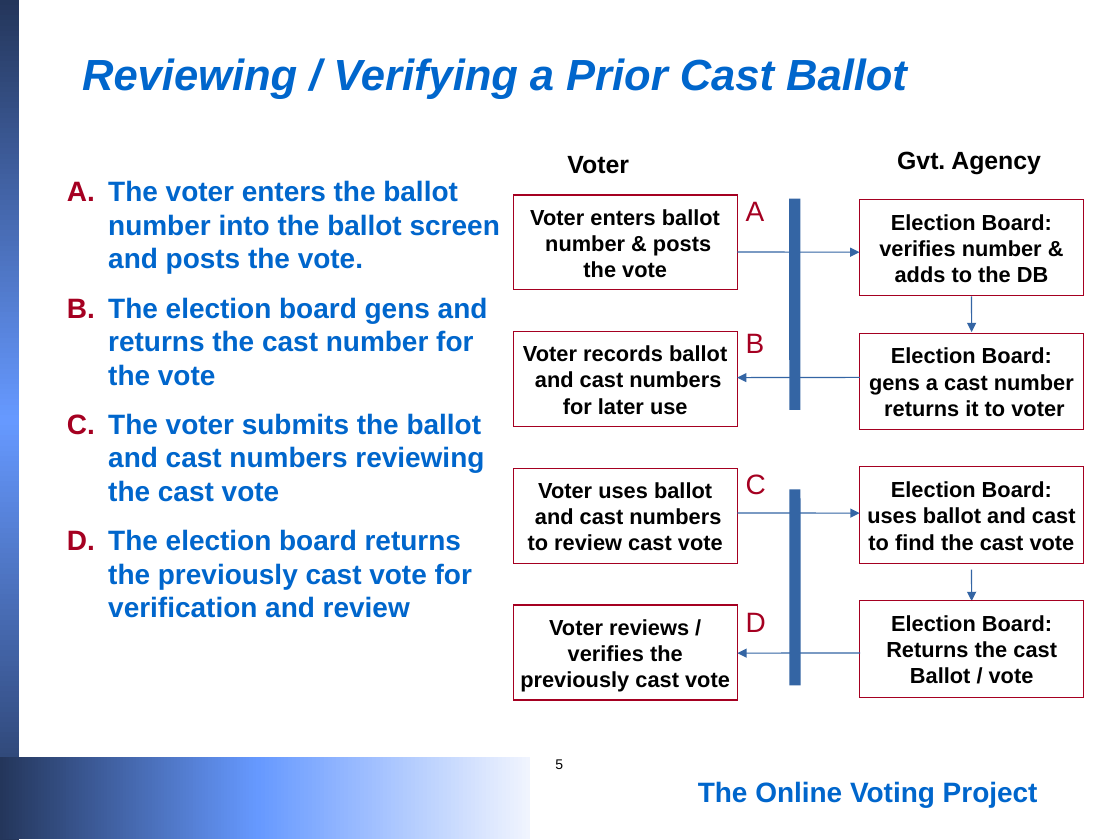
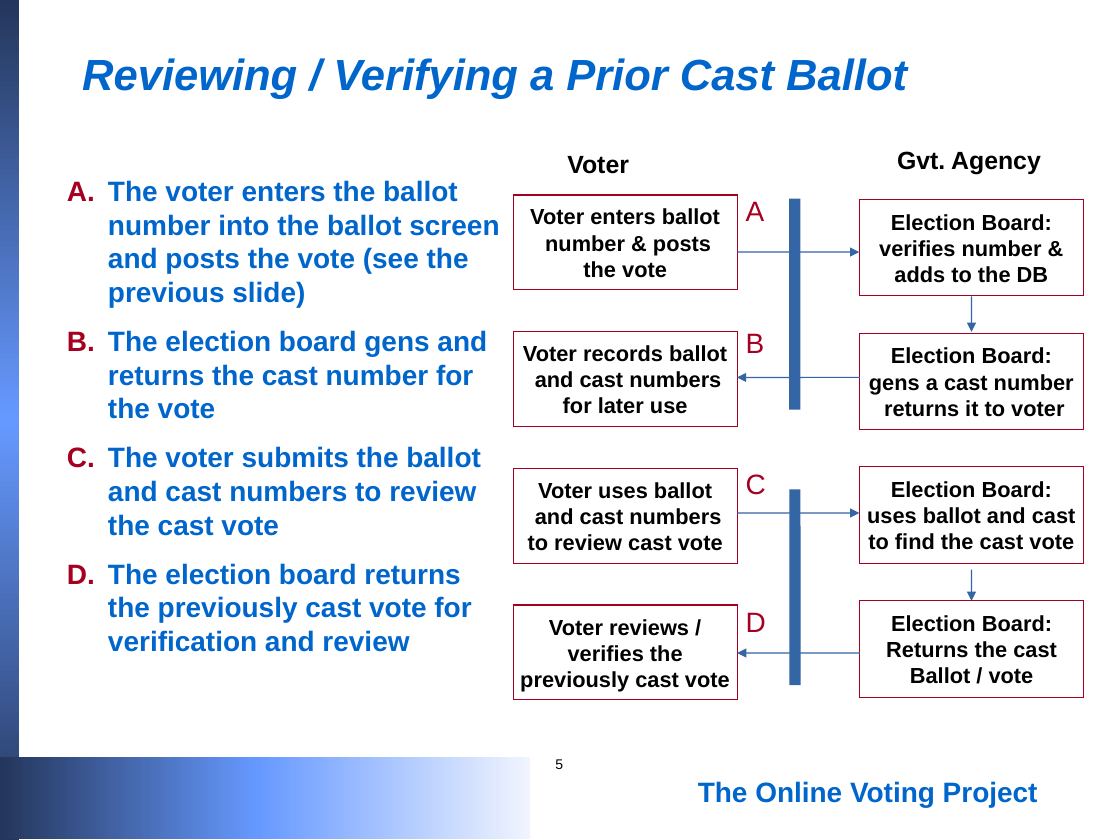
Before and after one commit to blewett/online-voting-prototype, a slide deck: slide 5 of voting.ppt. Drawn at 1120x840 pixels with LibreOffice and Linux fonts; fonts in the diff are those of the drawing. Boxes give left, top, right and bottom in pixels: in the first picture for what was removed or moved away, otherwise in the second. Text is boxed around its words. In the diff, an @@ line names an element or a change of style, - is before the commit and + after.

```diff
--- a/voting.ppt
+++ b/voting.ppt
@@ text at (x1=108, y1=180, x2=499, y2=307): text changed @@
-A. The voter enters the ballot number into the ballot screen and posts the vote.
+A. The voter enters the ballot number into the ballot screen and posts the vote (see the previous slide)
@@ text at (x1=108, y1=446, x2=481, y2=536): text changed @@
-C. The voter submits the ballot and cast numbers reviewing the cast vote
+C. The voter submits the ballot and cast numbers to review the cast vote
```
Also in this commit, not shown: 1 other slide changed, 2 slides added, 1 other file.
